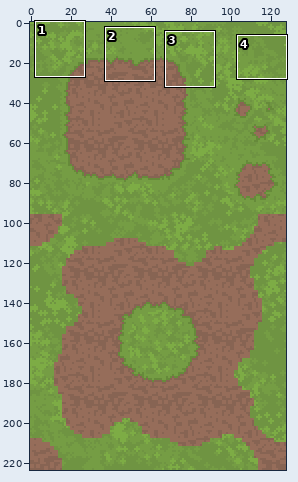
Two versions of one pixel-art file, Assets/Sprites/tileMaps/DirtGrassTileMap.aseprite. Above: a wide view before the commit, with the close-up outlined.
Close-up. As it was:
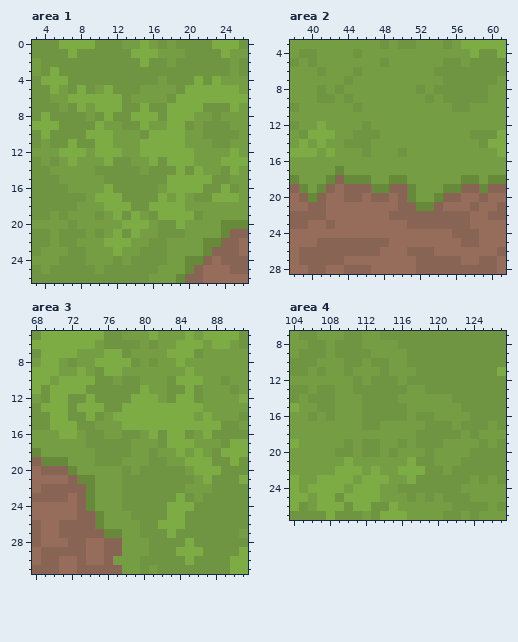
128x224 pixels, 1 frame. Colours within 5 levels of each other are drawn and written as one. Shown: area 1: x 3..26, y 0..26; area 2: x 38..61, y 3..28; area 3: x 68..91, y 5..31; area 4: x 104..127, y 7..27. The commit also changed other parts of the picture, which this record leaves out.
After:
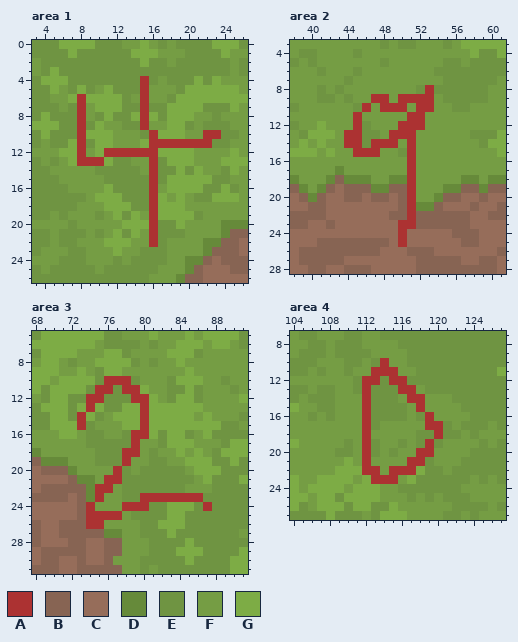
Palette (. is transparent): A #ac3232  B #876453  C #966d5a  D #668a3a  E #6f9442  F #759d44  G #7dac45
Difference:
layer "Layer 4" added
--- area 1, layer "Layer 4"
@@ x 3..26 @@
  3 FEGEEEEEEEEEEEEEEEEEEEFE
- 4 EGGGEEEEEEEEEEFEEEGEGFFF
- 5 EEGFEGEFGEEEFFFFEGGGGGGF
- 6 EEFFGGGGGGEFFFFEGGGGGGGG
- 7 EEEFEGFGGGEEGEEGGGGEEEGF
- 8 EGEEEEFEGEEGGGEGGGFFEFFF
- 9 GGGEEEEGFFEEGFFGGEFEEEFF
-10 EGEEEEGGGFFFEGGGGFFEEEEF
-11 EFEEGEEGGFFFGGGGGFFFEEFF
-12 FFFGGGFGGGFFGGGGGGFFFFGF
-13 EFEFGFFFGEEFFGEGGGFFFGGG
-14 EEFFFFFEEEEEFEEEGEGFFEGF
-15 EEEFFFFFEEEEEEEGGGGGEEFF
-16 EEEEFFFFGEEEEEFGGGGEEGEF
-17 EEEEEEFGGGEEEEGFGFEEGGGF
-18 EEEEEFFFGGGEEGGGGFFFFFFF
-19 EEFEFFFEFGEGFEGGGGEFFFFF
-20 FFFFEFFFFFGGGFEEGFFFFDDD
-21 EEFEEEFEFGEGFFEEEFFFFDBB
-22 EEFEEFFFGGGFFEEFFFFDDBBC
+ 4 EGGGEEEEEEEEAEFEEEGEGFFF
+ 5 EEGFEGEFGEEEAFFFEGGGGGGF
+ 6 EEFFGAGGGGEFAFFEGGGGGGGG
+ 7 EEEFEAFGGGEEAEEGGGGEEEGF
+ 8 EGEEEAFEGEEGAGEGGGFFEFFF
+ 9 GGGEEAEGFFEEAFFGGEFEEEFF
+10 EGEEEAGGGFFFEAGGGFFAAEEF
+11 EFEEGAEGGFFFGAAAAAAAEEFF
+12 FFFGGAFGAAAAAAGGGGFFFFGF
+13 EFEFGAAAGEEFFAEGGGFFFGGG
+14 EEFFFFFEEEEEFAEEGEGFFEGF
+15 EEEFFFFFEEEEEAEGGGGGEEFF
+16 EEEEFFFFGEEEEAFGGGGEEGEF
+17 EEEEEEFGGGEEEAGFGFEEGGGF
+18 EEEEEFFFGGGEEAGGGFFFFFFF
+19 EEFEFFFEFGEGFAGGGGEFFFFF
+20 FFFFEFFFFFGGGAEEGFFFFDDD
+21 EEFEEEFEFGEGFAEEEFFFFDBB
+22 EEFEEFFFGGGFFAEFFFFDDBBC
 23 EFFFEEFFFGFFEEEFFFFDBBBC
--- area 2, layer "Layer 4"
@@ x 42..55 @@
  7 FFEFFFFFFFFFFE
- 8 FEFFFFFFFFEFEE
- 9 EFEFFFFFFFFEFE
-10 FFFEFFFFFFFFFF
-11 FFFFFFFFFFFFFF
-12 FFFFEFFFFFFFFF
-13 GFFEEEFFFFFFFF
-14 FFEEEFFFFFFFFF
-15 GFFFEFFFEFFFFF
-16 FFFFFFFFFFFFFF
-17 FDFFFFFFFFFFFF
-18 DBDDDFFDDFFFFF
-19 BCBBBDDBBDFFFD
-20 CCBBCBBCBDFFDB
-21 CCCCCCCCBBDDBC
-22 CCCCCCCBBBBBBB
-23 BCCCCCCCCBBBBB
-24 CCCCCCCCCCCCCC
-25 BBBBBBBCCCCCCC
+ 8 FEFFFFFFFFEAEE
+ 9 EFEFFAAFAAAAFE
+10 FFFEAFAAAFAAFF
+11 FFFAFFFFFAAFFF
+12 FFFAEFFFAAAFFF
+13 GFAAEEFAAAFFFF
+14 FFAAEAAAFAFFFF
+15 GFFAAAFFEAFFFF
+16 FFFFFFFFFAFFFF
+17 FDFFFFFFFAFFFF
+18 DBDDDFFDDAFFFF
+19 BCBBBDDBBAFFFD
+20 CCBBCBBCBAFFDB
+21 CCCCCCCCBADDBC
+22 CCCCCCCBBABBBB
+23 BCCCCCCCAABBBB
+24 CCCCCCCCACCCCC
+25 BBBBBBBCACCCCC
 26 BBBBBBCCCBBBCC
--- area 3, layer "Layer 4"
@@ x 68..91 @@
  9 GGGFFGFEGGFFFFFFFGFFFFFF
-10 GGFGGGGEEFEEFFFEGGGFFEFF
-11 GEGGGGEEEEEEGFFEEGEFFFEF
-12 FEGGEEGEEEEGGGFEGGEFFFFG
-13 EGGGEGGGEEGGGGGGGGGFFFFF
-14 EEGGEEGEFGGGGGGGGGFGFFFE
-15 EEGGGEEFFFGGGGGGGGGGGEEF
-16 FFFGGFEEFFEEFGEGGEFGEEEE
-17 FFFFFFEEEEEFFFEGGGFFFEGG
-18 DFFFFFFEEEEFFEFFGFGFEGGG
-19 BDDDFFFEEEFFFEEFFGGGEEGE
-20 CBBBDFFFFFEFEEEEEFGGGEEE
-21 CCCCBDDFFFEEEEEEEEFGEEEG
-22 CBBBBBDFFFEEEEEEEFFFEEEE
-23 BBBBCBDFFFEEEEEEGEFEEEEE
-24 CCCCCBDFFFEEEEEGGGEEEEEE
-25 CCCCCBBDFFFEEEEGGEEEEEEE
-26 BCCBBBBDFFFFEEGGGEEEEEEE
+10 GGFGGGGEAAAEFFFEGGGFFEFF
+11 GEGGGGEAAEAAGFFEEGEFFFEF
+12 FEGGEEAAEEEAAGFEGGEFFFFG
+13 EGGGEGAGEEGGAGGGGGGFFFFF
+14 EEGGEAGEFGGGAGGGGGFGFFFE
+15 EEGGGAEFFFGGAGGGGGGGGEEF
+16 FFFGGFEEFFEAAGEGGEFGEEEE
+17 FFFFFFEEEEEAFFEGGGFFFEGG
+18 DFFFFFFEEEAAFEFFGFGFEGGG
+19 BDDDFFFEEEAFFEEFFGGGEEGE
+20 CBBBDFFFFAEFEEEEEFGGGEEE
+21 CCCCBDDFAAEEEEEEEEFGEEEG
+22 CBBBBBDAAFEEEEEEEFFFEEEE
+23 BBBBCBDAFFEEAAAAAAAEEEEE
+24 CCCCCBAFFFAAAEEGGGEAEEEE
+25 CCCCCBAAAAFEEEEGGEEEEEEE
+26 BCCBBBAAFFFFEEGGGEEEEEEE
 27 BCCBBBBBDDFFEEEGEEEEEEEF
--- area 4, layer "Layer 4"
@@ x 110..122 @@
  9 EEEFFFFEEEEEE
-10 EEFEEFFEEEEEE
-11 EFFFEFFFEEEEE
-12 FEFEEEFEEEEEE
-13 FEEEEEEFFEEEE
-14 FFEEEEFFFFFFE
-15 FFEEEEEFFFFFF
-16 FFEEEEEFEEFFF
-17 FFEEFFFFFEEEF
-18 FFFFFFFFEEEEE
-19 EFEEFFEFEEEFF
-20 EFEEFEFFFEFFF
-21 GFFFFFFGEEFFF
-22 GGFGFFGGGEEFE
-23 GFGGGFFGEEEEE
+10 EEFEAFFEEEEEE
+11 EFFAAAFFEEEEE
+12 FEAAEAAEEEEEE
+13 FEAEEEAAFEEEE
+14 FFAEEEFAAFFFE
+15 FFAEEEEFAFFFF
+16 FFAEEEEFEAFFF
+17 FFAEFFFFFAAEF
+18 FFAFFFFFEEAEE
+19 EFAEFFEFEAEFF
+20 EFAEFEFFAAFFF
+21 GFAFFFFAAEFFF
+22 GGAAFAAAGEEFE
+23 GFGAAAFGEEEEE
 24 FGGGFFEEEEEEE
Boxes around the changes in both close-ups, in picture pixels (x1, y1, x2, y2):
changed: (77, 76, 221, 247)
changed: (344, 85, 434, 247)
changed: (77, 376, 212, 529)
changed: (362, 358, 443, 484)
